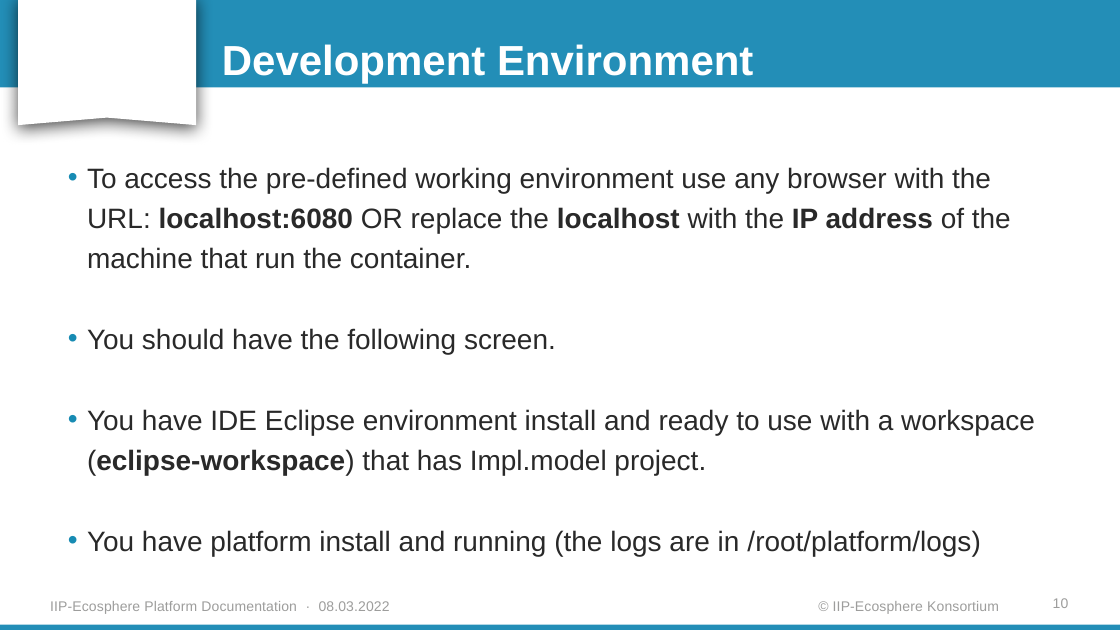
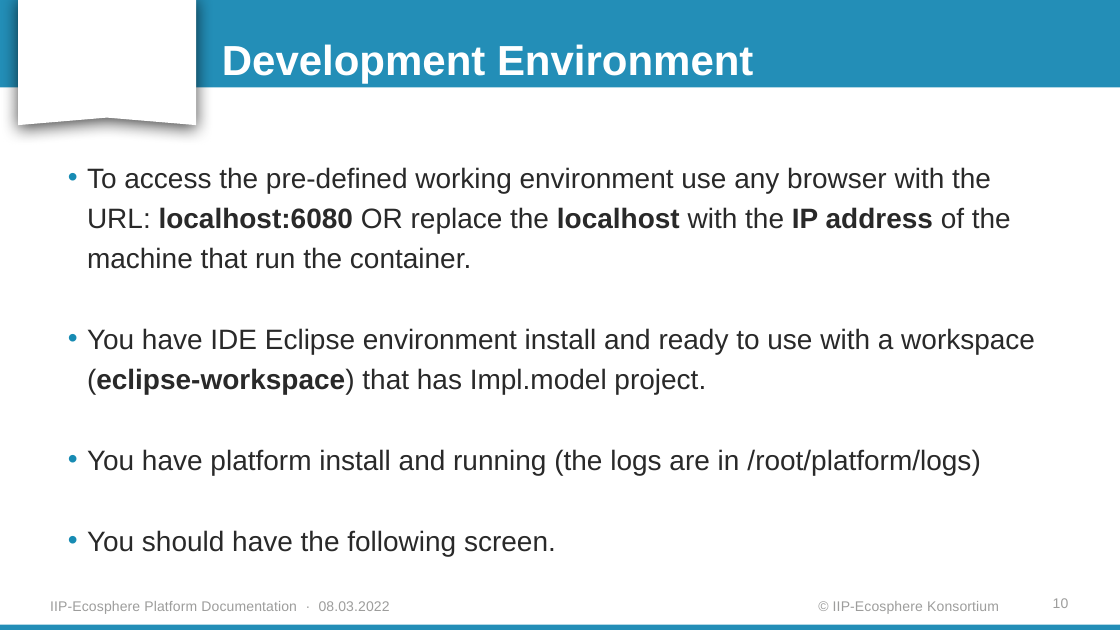
Before and after one commit to iip-ecosphere/platform, a slide deck: slide 10 of platform/documentation/Platform_Installation_Guide_for_Windows.pptx. Drawn at 1120x630 pixels with LibreOffice and Linux fonts; fonts in the diff are those of the drawing; background and template pictures are left out. Boxes give left, top, right and bottom in pixels: in the first picture for what was removed or moved away, otherwise in the second. Text is boxed around its words. In the diff, an @@ line names an element or a change of style, - is before the commit and + after.

```diff
--- a/platform/documentation/Platform_Installation_Guide_for_Windows.pptx
+++ b/platform/documentation/Platform_Installation_Guide_for_Windows.pptx
@@ text at bbox=[87, 328, 556, 354]: paragraph removed @@
-• You should have the following screen.
@@ text at bbox=[87, 530, 556, 556]: paragraph added @@
+• You should have the following screen.
```
Also in this commit, not shown: 3 other slides changed, 3 other files.
